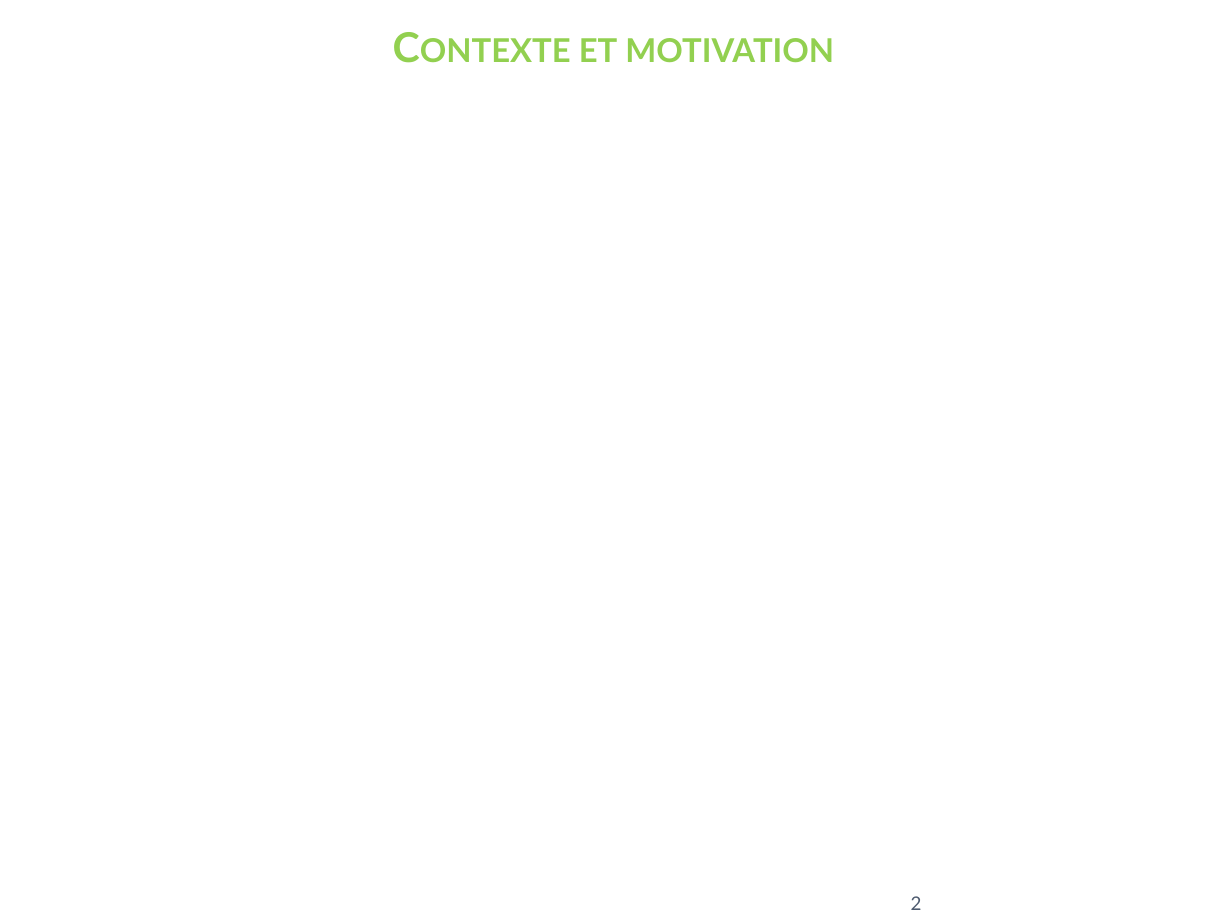
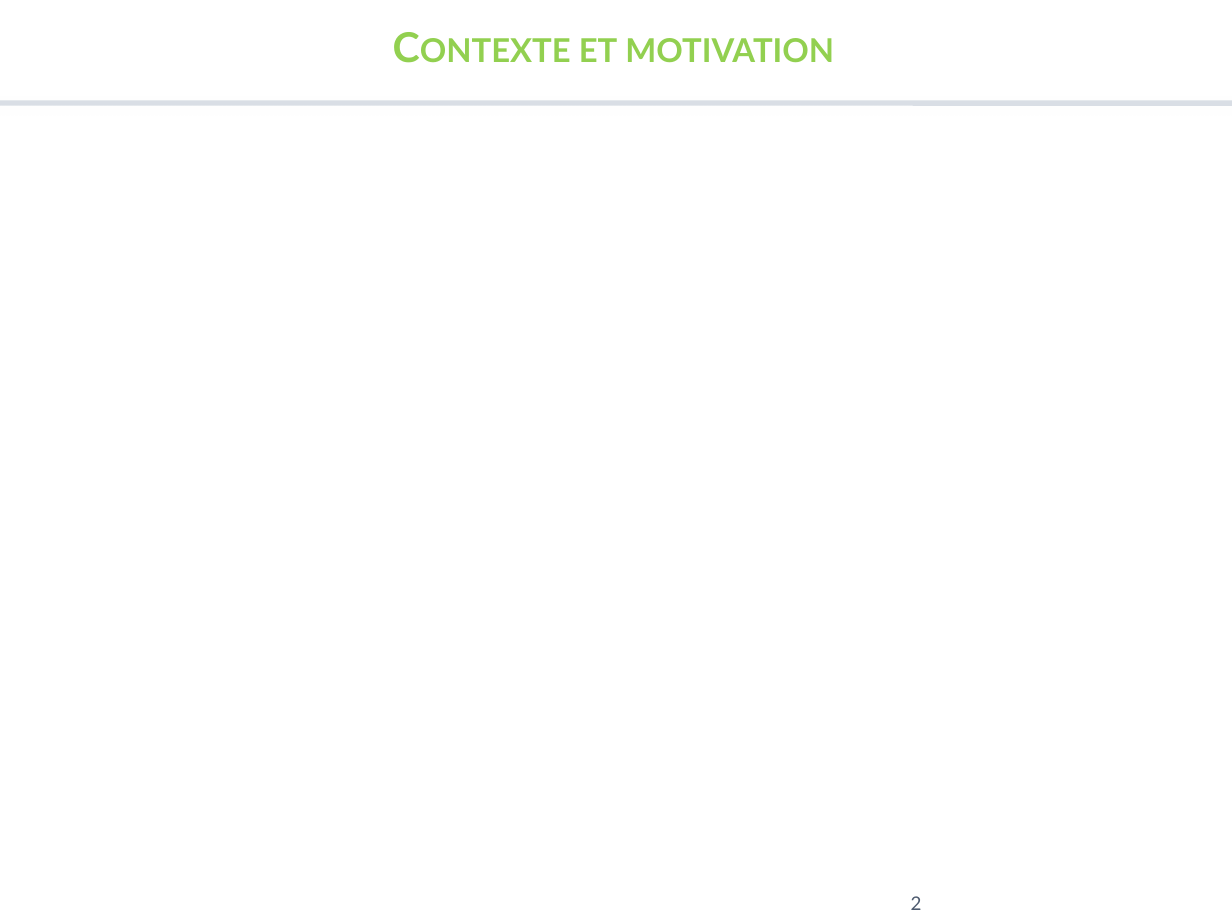
Before and after one commit to MissaouiAhmed/Web_S-mantique_Project, a slide deck: slide 2 of Rendu final/Presentation.pptx. Drawn at 1232x924 pixels with LibreOffice and Linux fonts; fonts in the diff are those of the drawing; background and template pictures are left out. Boxes give left, top, right and bottom in pixels: in the first picture for what was removed or moved away, otherwise in the second. Text is boxed around its words. In the diff, an @@ line names an element or a change of style, - is before the commit and + after.

```diff
--- a/Rendu final/Presentation.pptx
+++ b/Rendu final/Presentation.pptx
@@ line added from (0, 103) to (1232, 103), #D9DEE5 3.15 pt @@
```
Also in this commit, not shown: 5 other slides changed, 2 other files.
